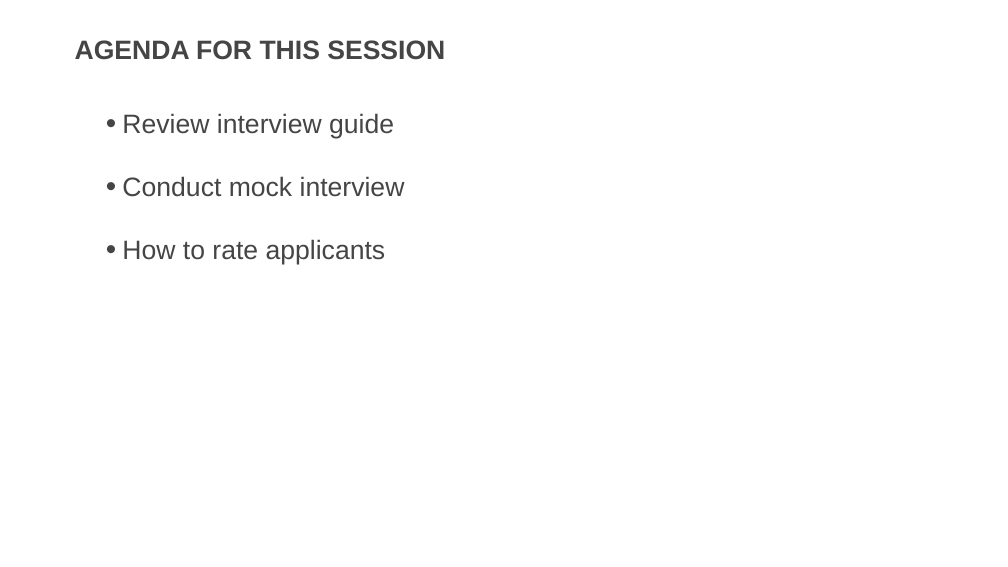
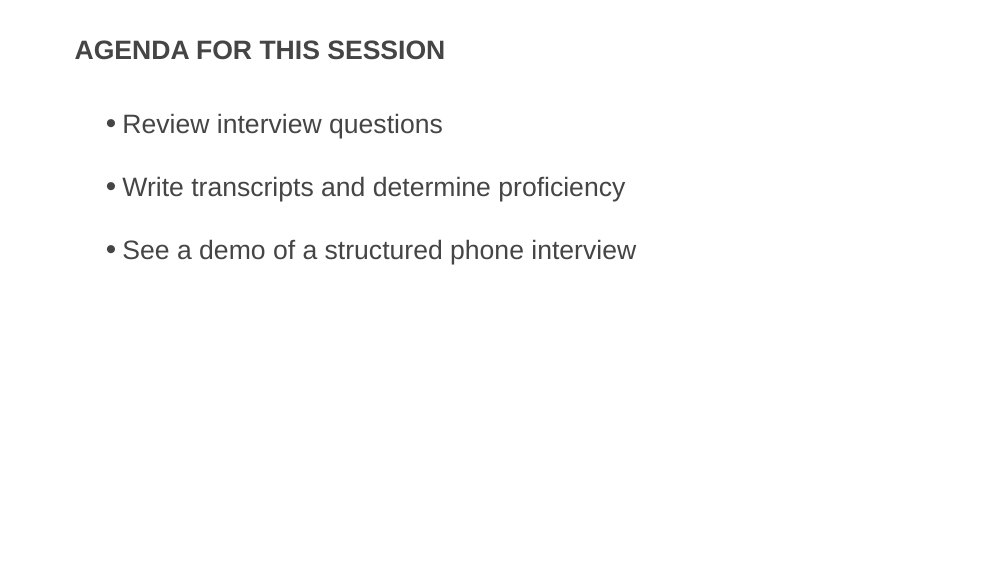
Before and after one commit to usds/SME-QA-Website, a slide deck: slide 3 of toolkit/phone-assessment-interviews/phone-interview-training-presentation.pptx. Drawn at 1008x567 pixels with LibreOffice and Linux fonts; fonts in the diff are those of the drawing. Boxes give left, top, right and bottom in pixels: in the first picture for what was removed or moved away, otherwise in the second. Text is boxed around its words. In the diff, an @@ line names an element or a change of style, - is before the commit and + after.

Commit message:
Updates SME resume review training powerpoints. [Amends #88]

```diff
--- a/toolkit/phone-assessment-interviews/phone-interview-training-presentation.pptx
+++ b/toolkit/phone-assessment-interviews/phone-interview-training-presentation.pptx
@@ text at [122,113,636,264]: text changed @@
-  • Review interview guide
-  • Conduct mock interview
-  • How to rate applicants
+  • Review interview questions
+  • Write transcripts and determine proficiency
+  • See a demo of a structured phone interview
```
Also in this commit, not shown: 12 other slides changed, 4 slides added, 6 slides removed, 3 other files.
